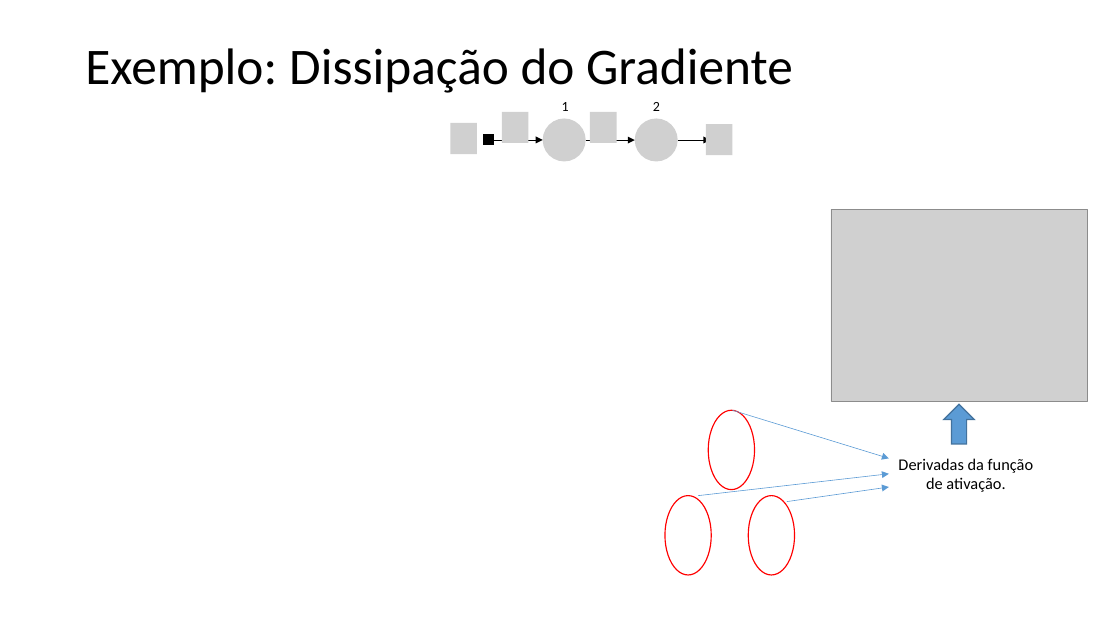
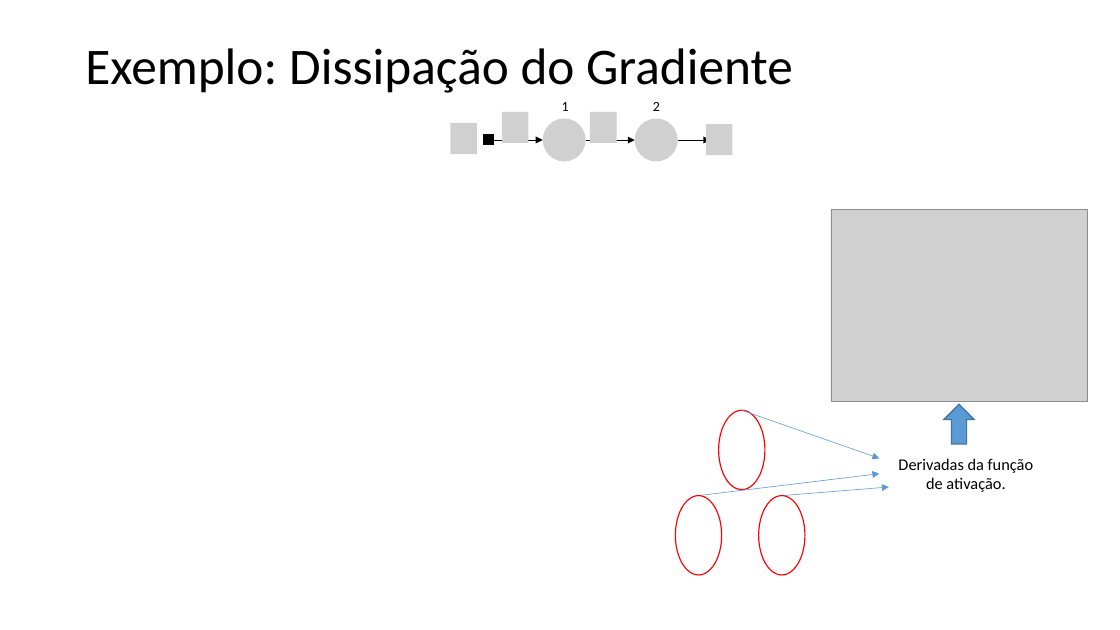
Before and after one commit to zz4fap/t320_aprendizado_de_maquina, a slide deck: slide 13 of slides/T320_Redes_Neurais_Artificiais (Parte II).pptx. Drawn at 1120x630 pixels with LibreOffice and Linux fonts; fonts in the diff are those of the drawing; grey boxes stand for pictures. Boxes give left, top, right and bottom in pixels: in the first picture for what was removed or moved away, otherwise in the second. Text is boxed around its words. In the diff, an @@ line names an element or a change of style, - is before the commit and + after.

```diff
--- a/slides/T320_Redes_Neurais_Artificiais (Parte II).pptx
+++ b/slides/T320_Redes_Neurais_Artificiais (Parte II).pptx
@@ 3 ellipses: place and size @@
-3 ellipses at [665, 410, 795, 575]
+3 ellipses at [676, 410, 805, 575]
@@ arrow moved from (733, 410) - (889, 459) to (742, 410) - (880, 459) @@
@@ arrow moved from (698, 496) - (889, 474) to (698, 496) - (880, 474) @@
@@ arrow moved from (787, 502) - (889, 487) to (782, 496) - (889, 487) @@
```
Also in this commit, not shown: 9 other slides changed, 1 other file.
